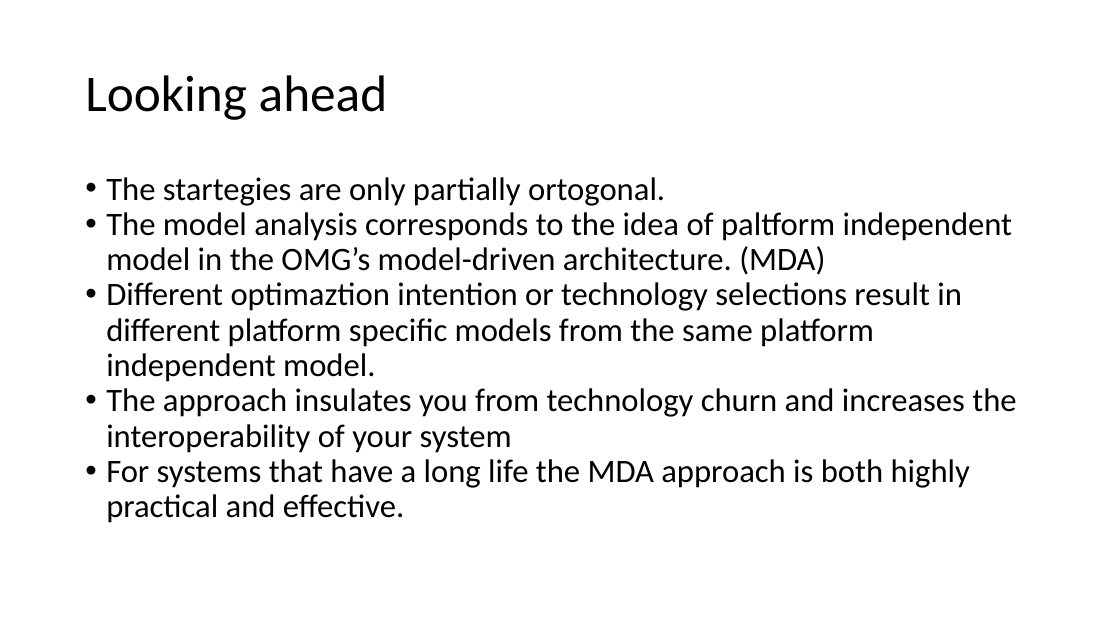
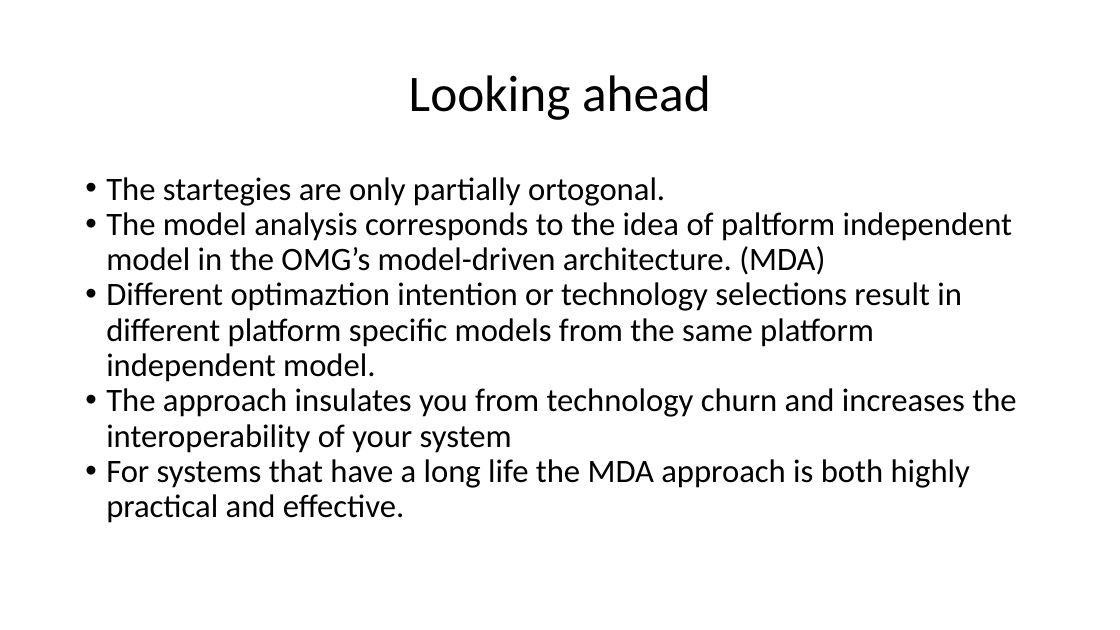
Before and after one commit to nagyandras95/Egyetem, a slide deck: slide 11 of information_systems/real_time_uml/prezi.pptx. Drawn at 1120x630 pixels with LibreOffice and Linux fonts; fonts in the diff are those of the drawing. Boxes give left, top, right and bottom in pixels: in the first picture for what was removed or moved away, otherwise in the second. Text is boxed around its words. In the diff, an @@ line names an element or a change of style, - is before the commit and + after.

```diff
--- a/information_systems/real_time_uml/prezi.pptx
+++ b/information_systems/real_time_uml/prezi.pptx
@@ text "Looking ahead" at (409,75,711,120): alignment left to centre @@
```
Also in this commit, not shown: 3 other slides changed, 3 other files.
